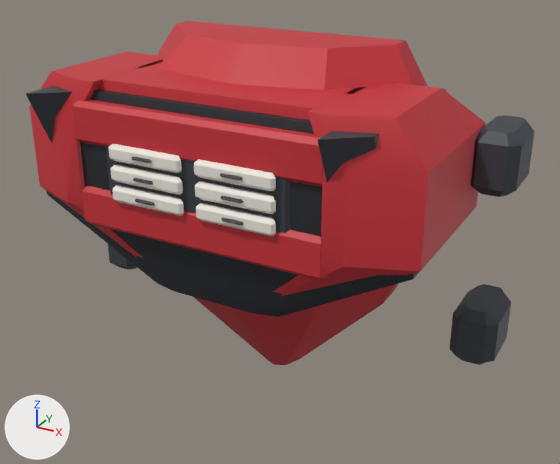
One commit to the FBX model Assets/Resources/ClamshellMeshes/LowerArmFront_Set07_Salvo.fbx: the scene before it, then after it.
Before and after are seen from a 50 mm camera at (0.329, -0.615, 0.277) aimed at (0.026, -0.066, 0.002). Every picture has the same lights, and +X, +Y and +Z are marked at lower left. The older version comes first. Where no turn or scale is listed for an object, it has been applied to the vertices. Vertices at exactly the same position are counted once.

Names of what the first picture shows: 'LowerArmFront_Set07_Salvo'.
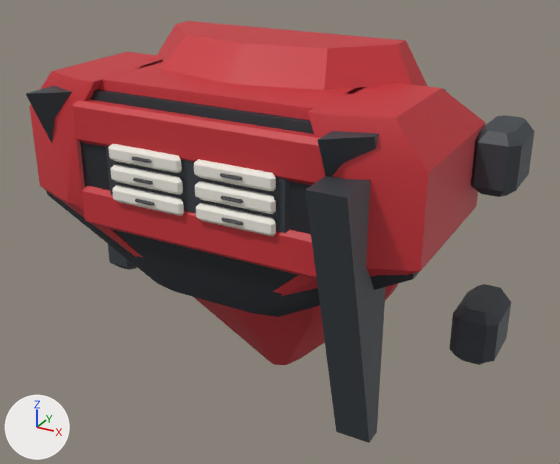
What changed in the scene script:
```text
Change me_lowerarmfront_set07_salvo_001:
    used by ob_lowerarmfront_set07_salvo; location = (0.0, 0.0, 0.0)
    remove me_lowerarmfront_set07_salvo_001.from_pydata(...)  # 4632 vertices, 4488 faces; spans x -0.215..0.215, y -0.176..0.03, z -0.165..0.165
    add me_lowerarmfront_set07_salvo_001.from_pydata(...)  # 4688 vertices, 4542 faces; spans x -0.215..0.215, y -0.192..0.03, z -0.165..0.165
    me_lowerarmfront_set07_salvo_001 part 1: a new loose piece of 56 vertices spanning x 0.115..0.145, y -0.192..-0.112, z -0.139..0.099, in mat_frame (dark grey #3a3f45)
```

Boxes [x1, y1, x2, y2] around the edits, measured in the pictures (560 x 464 px):
'LowerArmFront_Set07_Salvo', reshaped (23% taller)
    before: [26, 21, 535, 365]
    after: [26, 21, 535, 443]
part 1 of me_lowerarmfront_set07_salvo_001, added
    after: [305, 176, 386, 443]
